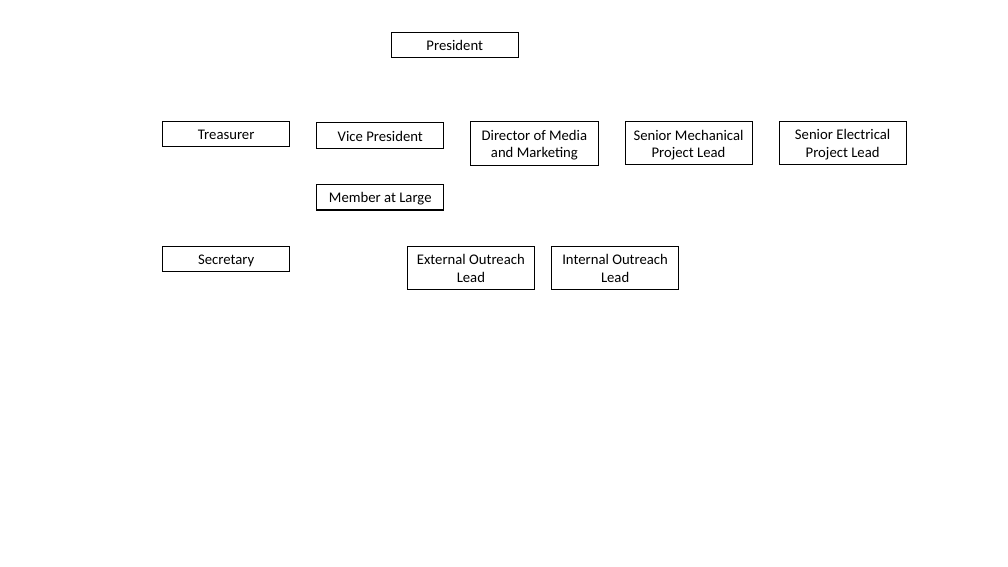
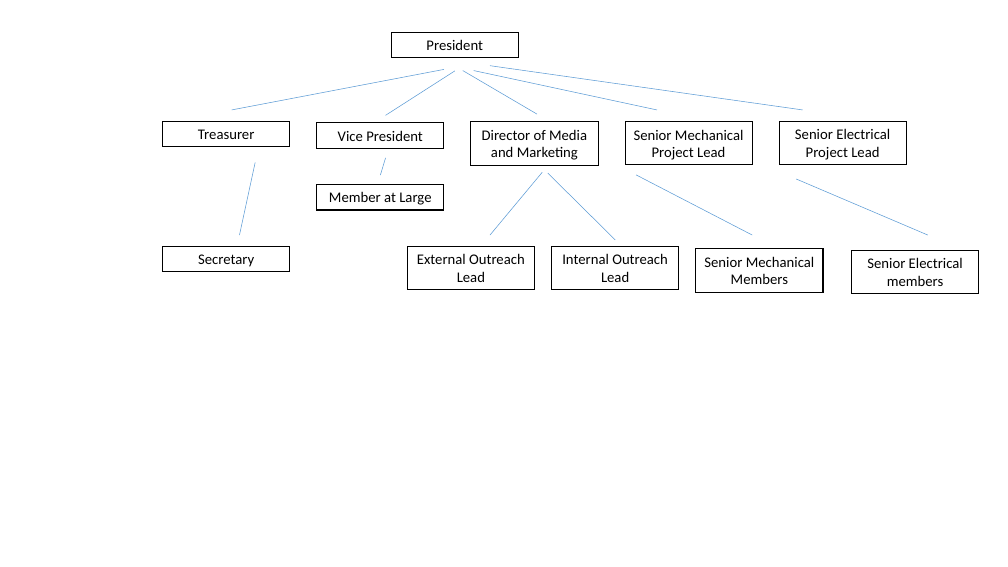
Before and after one commit to Maeswoon/UNHSEDS, a slide deck: slide 1 of Business/Official Documents/Organizational Chart.pptx. Drawn at 1008x567 pixels with LibreOffice and Linux fonts; fonts in the diff are those of the drawing. Boxes give left, top, right and bottom in pixels: in the first picture for what was removed or moved away, otherwise in the second. Text is boxed around its words. In the diff, an @@ line names an element or a change of style, - is before the commit and + after.

```diff
--- a/Business/Official Documents/Organizational Chart.pptx
+++ b/Business/Official Documents/Organizational Chart.pptx
@@ line added from (444, 70) to (231, 110), #5B9BD5 0.5 pt @@
@@ line added from (455, 71) to (386, 116), #5B9BD5 0.5 pt @@
@@ line added from (463, 70) to (537, 114), #5B9BD5 0.5 pt @@
@@ line added from (474, 70) to (657, 110), #5B9BD5 0.5 pt @@
@@ line added from (490, 66) to (803, 110), #5B9BD5 0.5 pt @@
@@ line added from (256, 163) to (240, 235), #5B9BD5 0.5 pt @@
@@ line added from (386, 158) to (380, 175), #5B9BD5 0.5 pt @@
@@ line added from (542, 172) to (490, 235), #5B9BD5 0.5 pt @@
@@ line added from (616, 240) to (548, 173), #5B9BD5 0.5 pt @@
@@ line added from (636, 175) to (752, 235), #5B9BD5 0.5 pt @@
@@ line added from (796, 179) to (928, 235), #5B9BD5 0.5 pt @@
@@ rectangle added at bbox=[696, 249, 823, 292], fill #FFFFFF, outline #000000 1 pt, 14 pt, text #000000 @@
+Senior Mechanical Members
@@ rectangle added at bbox=[851, 250, 979, 293], fill #FFFFFF, outline #000000 1 pt, 14 pt, text #000000 @@
+Senior Electrical members
```
Also in this commit, not shown: 3 other files.
